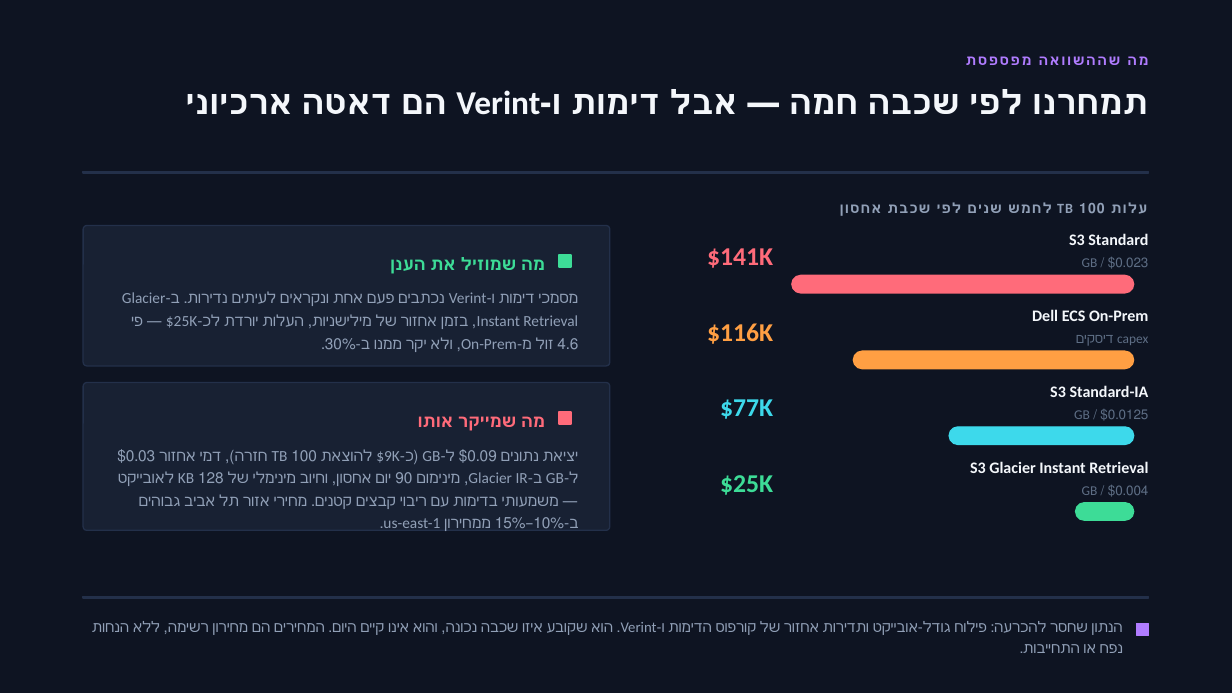
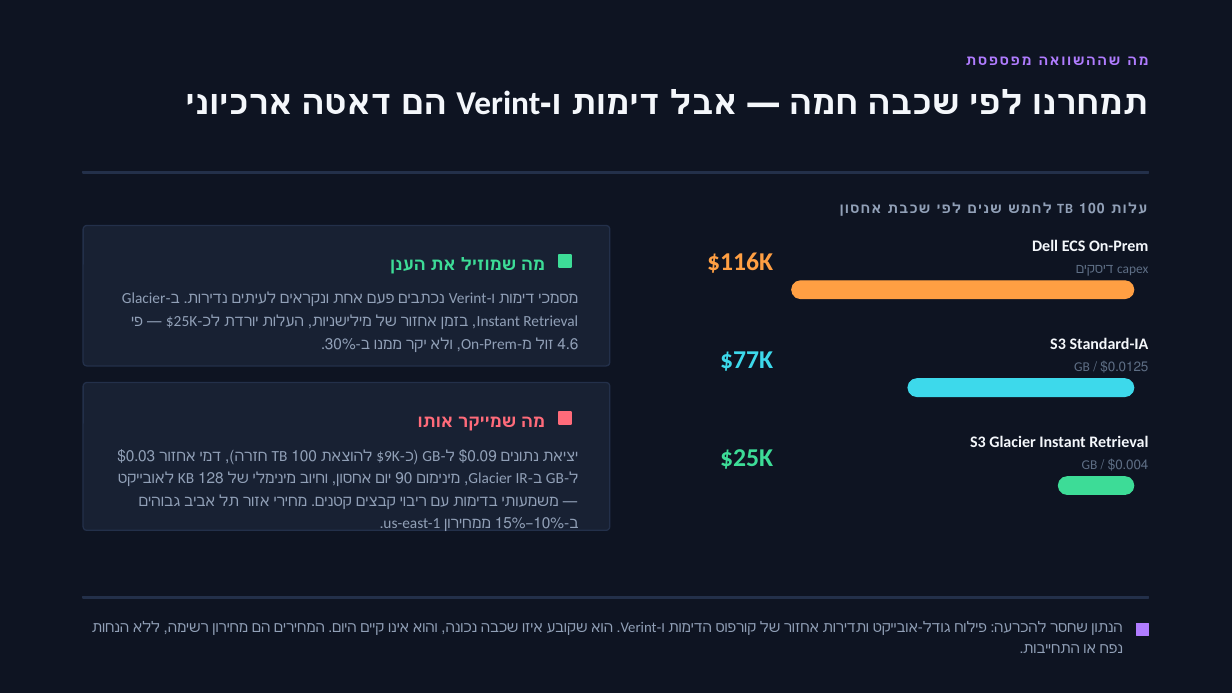
Before and after one commit to arielga5-code/Finops, a slide deck: slide 6 of presentations/ecs-to-s3/Harel_ECS_to_S3_CIO.pptx. Drawn at 1232x693 pixels with LibreOffice and Linux fonts; fonts in the diff are those of the drawing. Boxes give left, top, right and bottom in pixels: in the first picture for what was removed or moved away, otherwise in the second. Text is boxed around its words. In the diff, an @@ line names an element or a change of style, - is before the commit and + after.

```diff
--- a/presentations/ecs-to-s3/Harel_ECS_to_S3_CIO.pptx
+++ b/presentations/ecs-to-s3/Harel_ECS_to_S3_CIO.pptx
@@ text removed at (1069,233,1148,245) @@
-S3 Standard
@@ text removed at (707,248,773,268) @@
-$141K
@@ 3 texts: place and size @@
-3 texts at (707,309,1148,345)
+3 texts at (707,239,1148,275)
@@ text removed at (1074,257,1149,419) @@
-$0.023 / GB
@@ rounded rectangle: place and size @@
-rounded rectangle at (792,275,1134,293)
+rounded rectangle at (792,281,1134,299)
@@ rounded rectangle at (792,281,1134,299): fill #FF6B7A to #FF9F43; outline #FF6B7A 1 pt to #FF9F43 1 pt @@
@@ 3 texts: place and size @@
-3 texts at (720,385,1149,495)
+3 texts at (720,337,1149,469)
@@ rounded rectangle removed at (854,351,1134,369) @@
@@ rounded rectangle: place and size @@
-rounded rectangle at (949,427,1134,445)
+rounded rectangle at (909,379,1134,396)
@@ 3 texts: place and size @@
-3 texts at (422,451,1149,497)
+3 texts at (422,435,1149,471)
@@ rounded rectangle: place and size @@
-rounded rectangle at (1076,503,1134,520)
+rounded rectangle at (1059,477,1134,494)
```
Also in this commit, not shown: 2 other slides changed, 2 other files.
